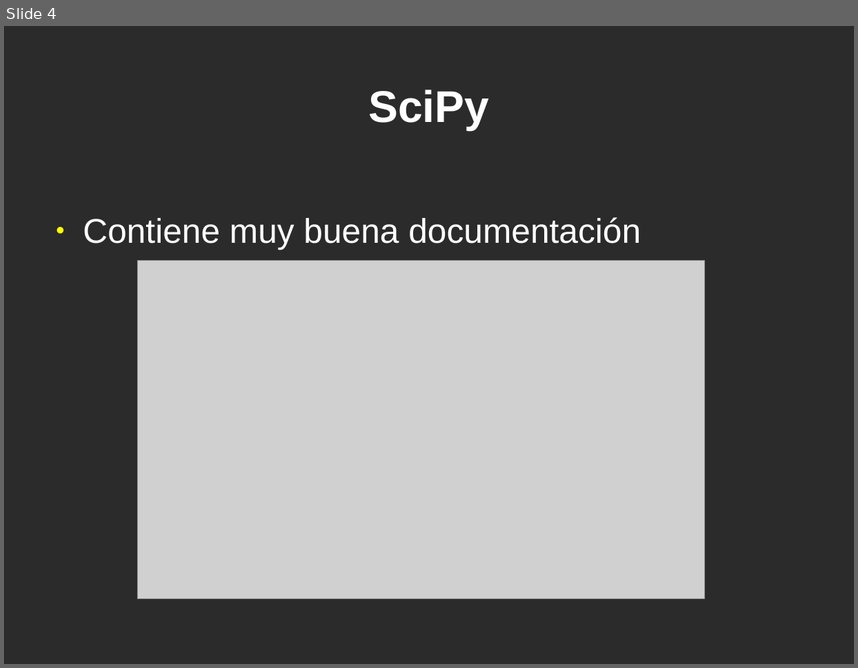
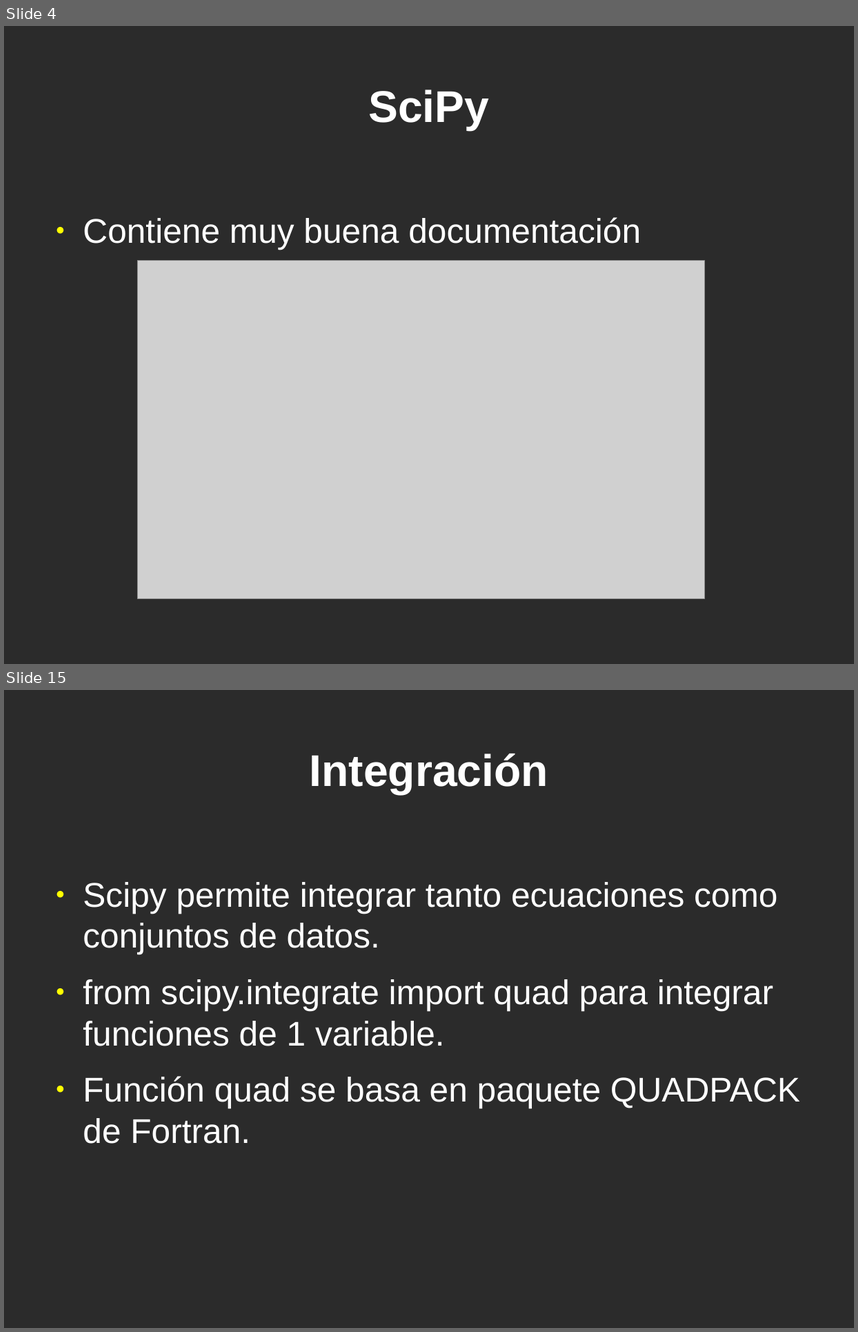
Before and after one commit to jeudy/clases_topicosI2013, a slide deck: 12-Librerias-Scipy.odp. Shown one above the other, each under a label of ours: slide 4 before the commit, slides 4 and 15 after it; the slides between them are not shown. The pictures are 858x668 and 858x1332 pixels, drawn with LibreOffice and Linux fonts; fonts in the diff are those of the drawing; grey boxes stand for pictures; background and template pictures are left out; a plain dark background stands for a picture behind light text. Boxes give left, top, right and bottom in pixels: in the first picture for what was removed or moved away, otherwise in the second. Text is boxed around its words. In the diff, an @@ line names an element or a change of style, - is before the commit and + after.

Commit message:
Scipy

```diff
--- a/12-Librerias-Scipy.odp
+++ b/12-Librerias-Scipy.odp
@@ slide 15 added at (x1=4, y1=690, x2=854, y2=1328), background picture (left out) @@
@@ title added at (x1=310, y1=753, x2=548, y2=794), 41.4 pt, text #FFFFFF, bold @@
+Integración
@@ text added at (x1=83, y1=882, x2=800, y2=1143), 32 pt, text #FFFFFF @@
+● Scipy permite integrar tanto ecuaciones como conjuntos de datos.
+● from scipy.integrate import quad para integrar funciones de 1 variable.
+● Función quad se basa en paquete QUADPACK de Fortran.
```
Also in this commit, not shown: 17 other slides added.
